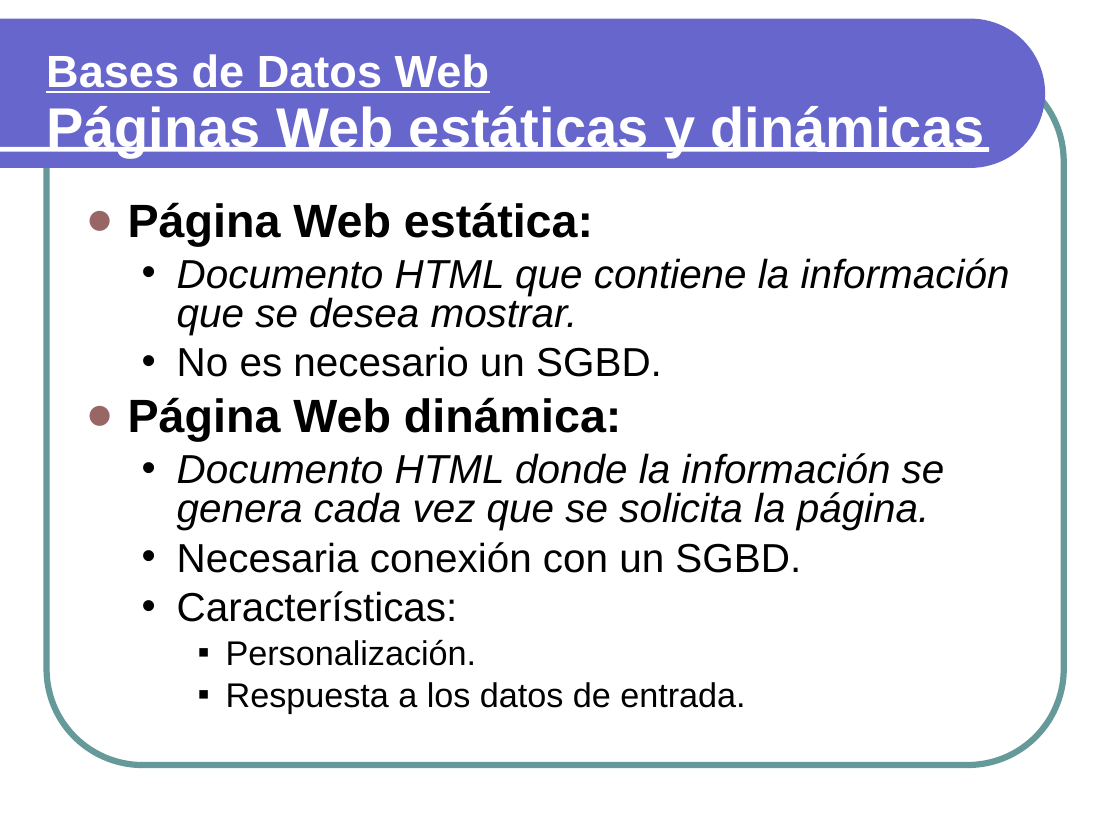
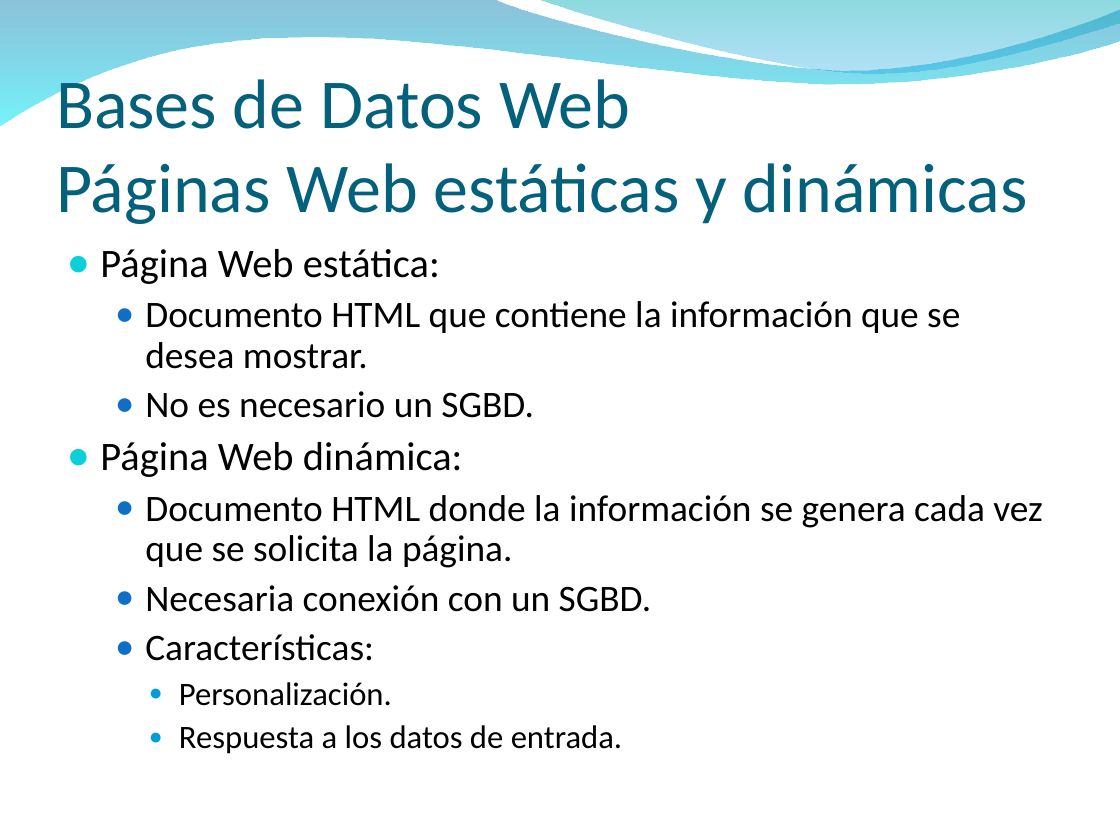
Before and after one commit to txedo/isi-mabd, a slide deck: slide 9 of Funcionalidad3/Funcionalidad3.ppt (slide 8 before the commit). Drawn at 1120x840 pixels with LibreOffice and Linux fonts; fonts in the diff are those of the drawing; background and template pictures are left out. Boxes give left, top, right and bottom in pixels: in the first picture for what was removed or moved away, otherwise in the second. Text is boxed around its words. In the diff, an @@ line names an element or a change of style, - is before the commit and + after.

```diff
--- a/Funcionalidad3/Funcionalidad3.ppt
+++ b/Funcionalidad3/Funcionalidad3.ppt
@@ freeform shape resized from (x1=0, y1=19, x2=1045, y2=168) to (x1=0, y1=0, x2=1120, y2=127) @@
@@ freeform shape at (x1=0, y1=0, x2=1120, y2=127): fill #6666CC to gradient #0079AF to #00EBF8 @@
@@ freeform shape added at (x1=536, y1=0, x2=1120, y2=77), fill gradient #00ADB6 to #009BE5 @@
@@ rounded rectangle removed at (x1=47, y1=65, x2=1064, y2=765) @@
@@ title "Bases de Datos Web Páginas ..." moved from (x1=46, y1=54, x2=985, y2=157) to (x1=56, y1=70, x2=1028, y2=224) @@
@@ title "Bases de Datos Web Páginas ..." at (x1=56, y1=70, x2=1028, y2=224): size 29 to 45 pt, underline off in "Bases de Datos Web"; size 36 to 45 pt in "Páginas Web estáticas y dinámicas"; font Arial to Calibri, text colour #FFFFFF to #04617B, bold off; line spacing 0.93 to 1; vertical alignment middle to bottom @@
@@ line removed from (0, 149) to (989, 149) @@
@@ text "Página Web estática:" moved from (x1=128, y1=202, x2=1010, y2=713) to (x1=100, y1=249, x2=1042, y2=754) @@
@@ text "Página Web estática:" at (x1=100, y1=249, x2=1042, y2=754): size 30 to 26 pt, bold off in "Página Web estática:", "Página Web dinámica:"; font Arial to Calibri; size 26 to 24 pt in "Documento HTML que contiene la información que ...", "No es necesario un SGBD.", "Documento HTML donde la información se genera ...", "Necesaria conexión con un SGBD." and 1 more places; italic off in "Documento HTML que contiene la información que ...", "Documento HTML donde la información se genera ..."; size 22 to 21 pt in "Personalización.", "Respuesta a los datos de entrada."; indent changed; line spacing 0.8 to 0.9; less space between paragraphs; bullet colour #996666 to #0BD0D9; bullet • to ●; bullet colour #000000 to #0F6FC6; bullet ▪ to ●; bullet colour #000000 to #009DD9 @@
```
Also in this commit, not shown: 67 other slides changed, 2 slides added, 1 slide removed.
